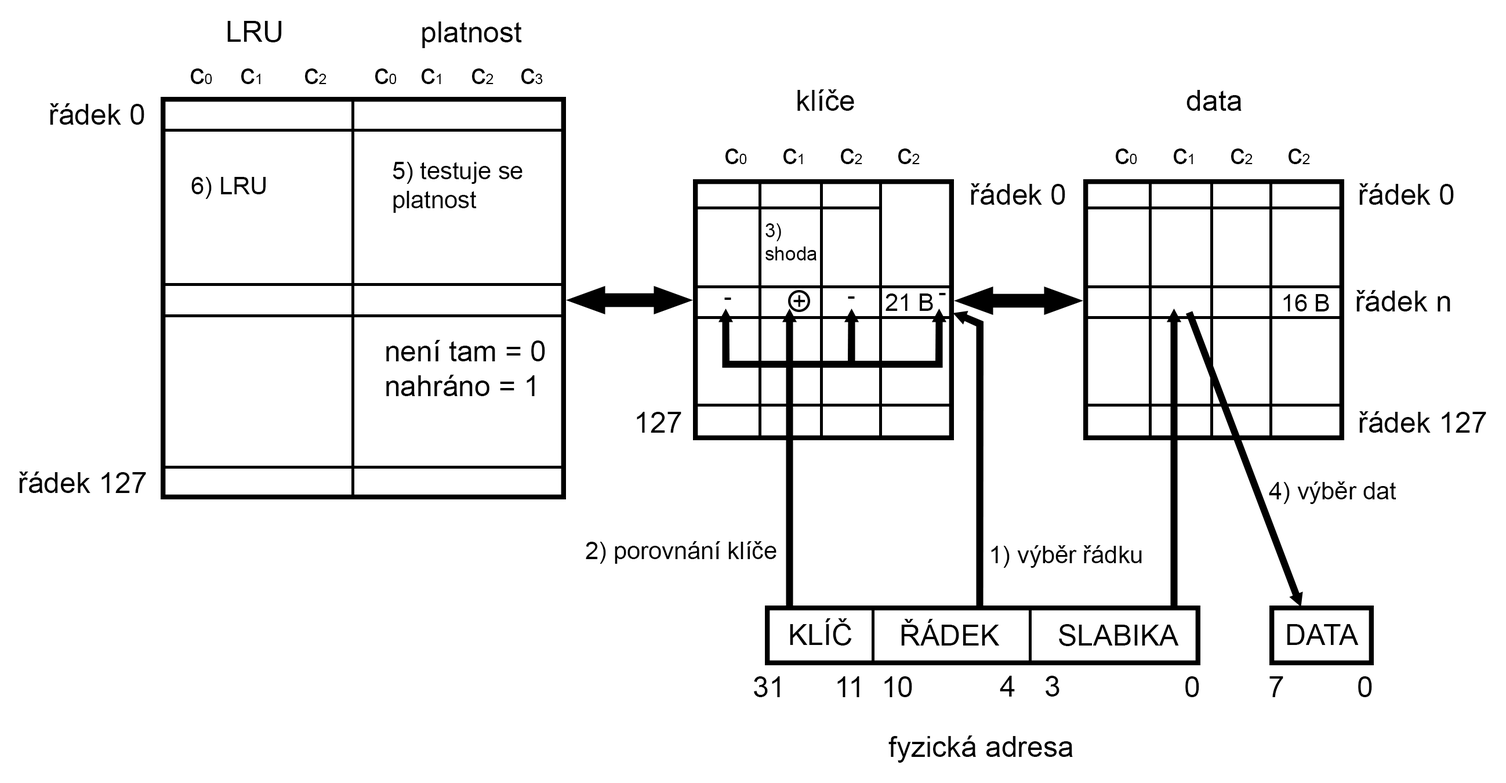
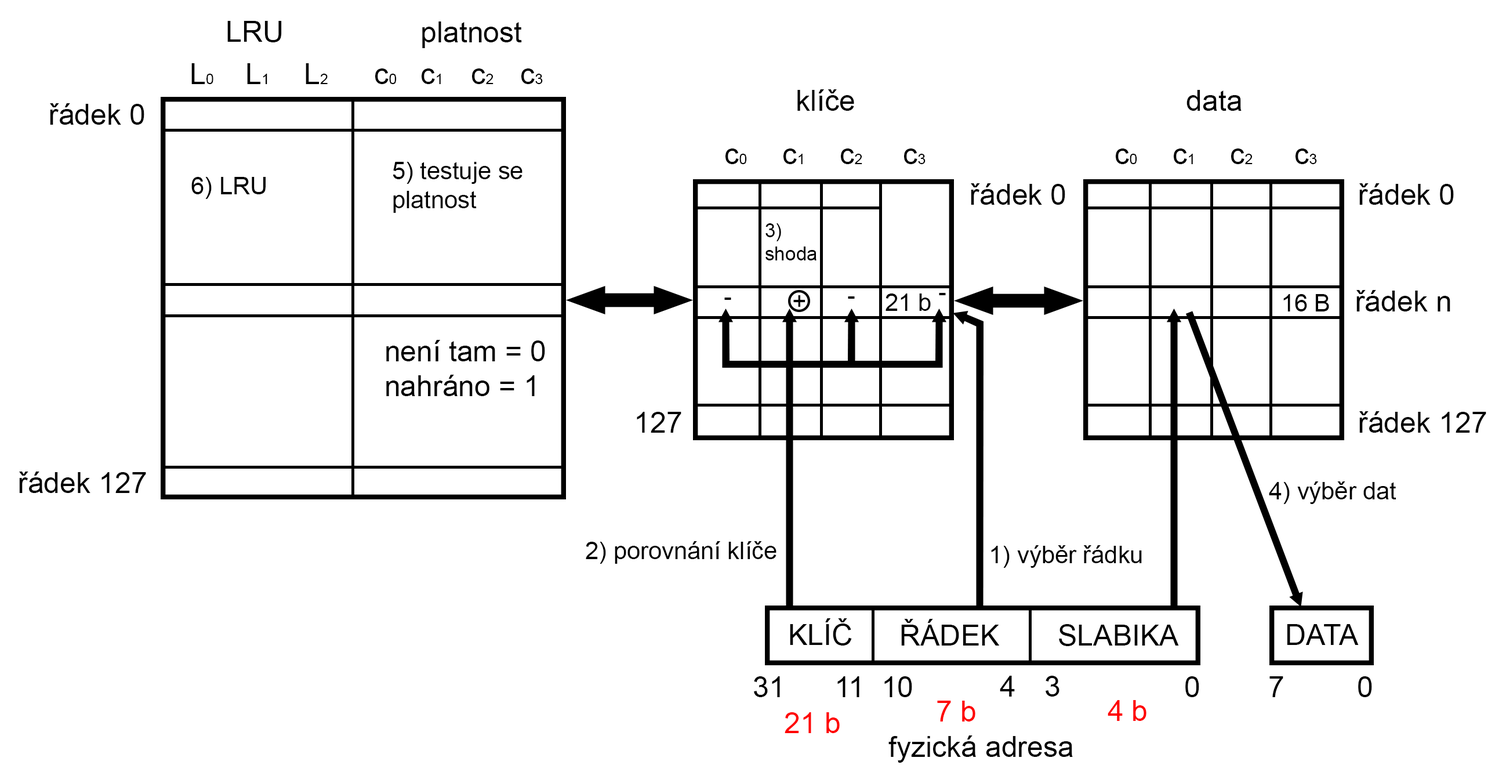
Layer changes from the first 1506x783 image to the second:
added layer "4 b" in group "adresa" over (1107, 700, 1147, 721)
added layer "7 b" in group "adresa" over (937, 700, 976, 722)
added layer "21 b" (1st of 2, in "adresa") in group "adresa" over (784, 712, 840, 734)
renamed "c2" to "c3", painted on it over (1288, 148, 1318, 165)
renamed "c2" to "c3", painted on it over (898, 148, 926, 165)
renamed "21 B" to "21 b", painted on it over (919, 293, 934, 311)
renamed "c2" to "L2", painted on it over (305, 63, 328, 85)
renamed "c1" to "L1", painted on it over (241, 63, 268, 85)
renamed "c0" to "L0", painted on it over (190, 63, 214, 85)
